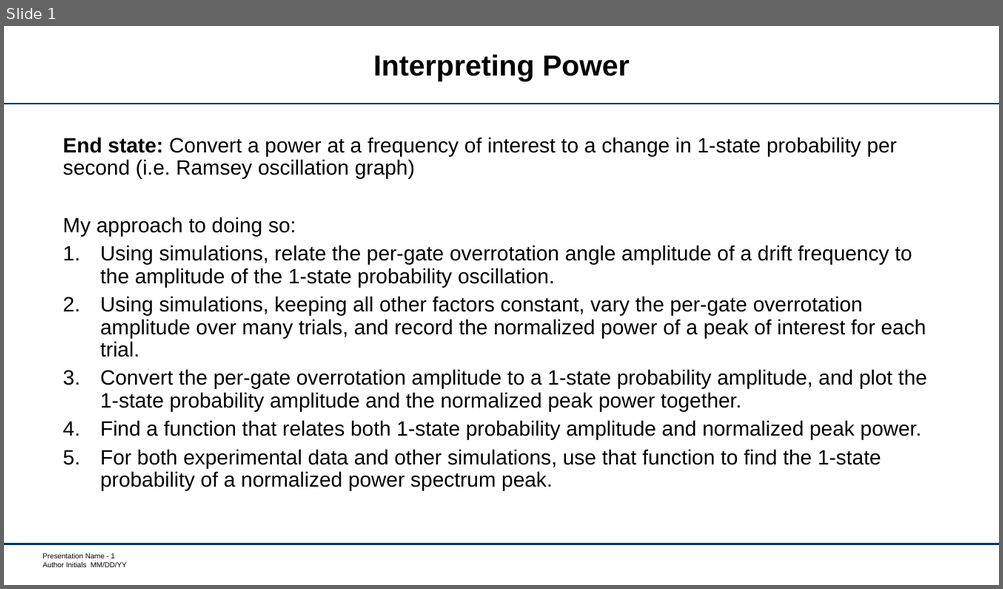
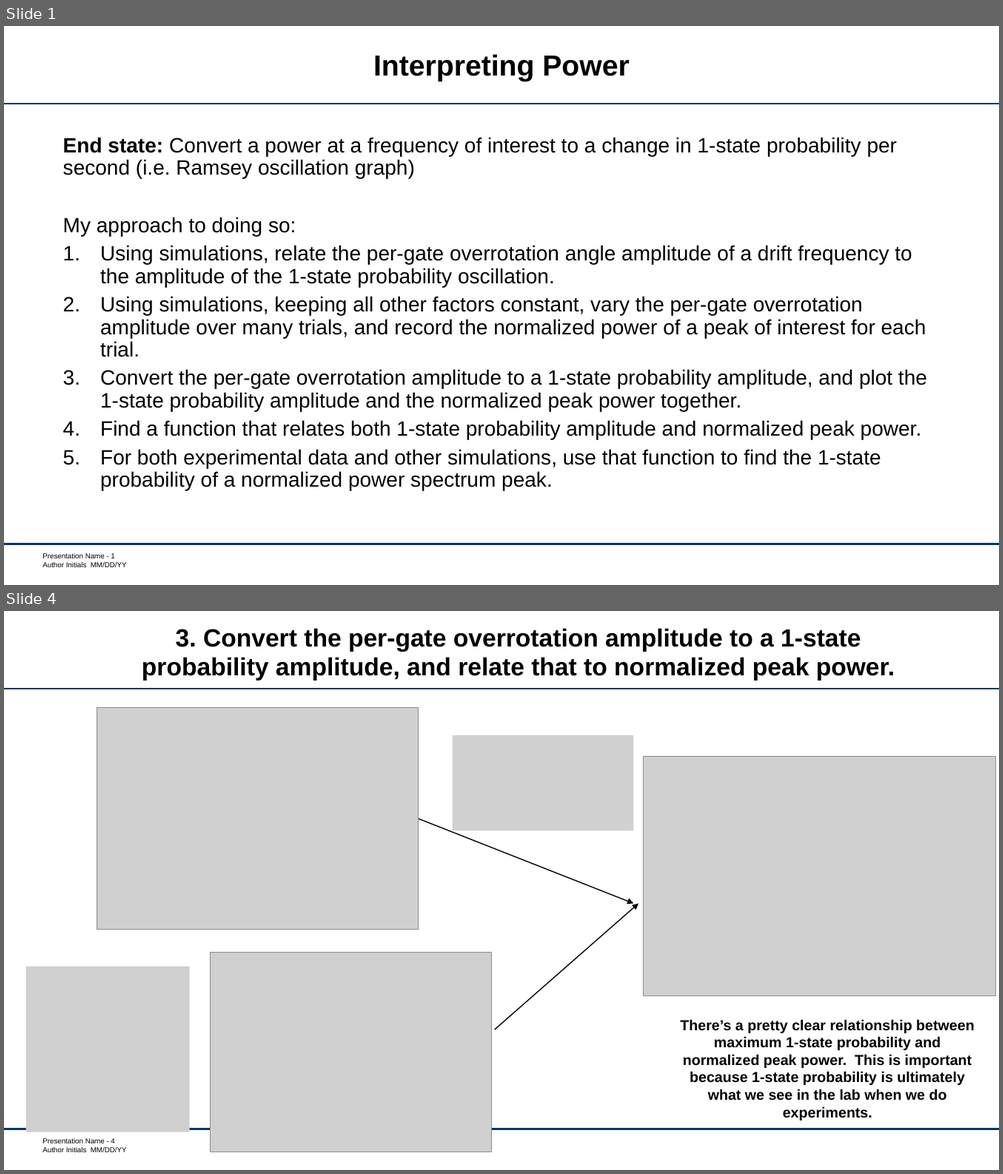
Before and after one commit to garretts-hub/GST_Work, a slide deck: 2018_09_04DriftUpdate.pptx. Shown one above the other, each under a label of ours: slide 1 before the commit, slides 1 and 4 after it; the slides between them are not shown. The pictures are 1003x589 and 1003x1174 pixels, drawn with LibreOffice and Linux fonts; fonts in the diff are those of the drawing; grey boxes stand for pictures; background and template pictures are left out. Boxes give left, top, right and bottom in pixels: in the first picture for what was removed or moved away, otherwise in the second. Text is boxed around its words. In the diff, an @@ line names an element or a change of style, - is before the commit and + after.

```diff
--- a/2018_09_04DriftUpdate.pptx
+++ b/2018_09_04DriftUpdate.pptx
@@ slide 4 added at box(4, 611, 999, 1170), background #FFFFFF; not listed: 3 template elements that a slide beside it also shows @@
@@ title added at box(142, 628, 894, 681), 24 pt, text #000000, bold @@
+3. Convert the per-gate overrotation amplitude to a 1-state probability amplitude, and relate that to normalized peak power.
@@ picture added at box(97, 708, 419, 931) @@
@@ picture added at box(452, 735, 634, 831) @@
@@ picture added at box(643, 757, 996, 997) @@
@@ arrow added from (418, 819) to (633, 903), #000000 1 pt @@
@@ arrow added from (494, 1031) to (638, 903), #000000 1 pt @@
@@ picture added at box(210, 953, 491, 1153) @@
@@ picture added at box(25, 967, 189, 1133) @@
@@ text added at box(680, 1019, 974, 1121), 14 pt, text #000000, bold @@
+There’s a pretty clear relationship between maximum 1-state probability and normalized peak power. This is important because 1-state probability is ultimately what we see in the lab when we do experiments.
```
Also in this commit, not shown: 6 other slides added, 2 slides removed, 8 other files.
